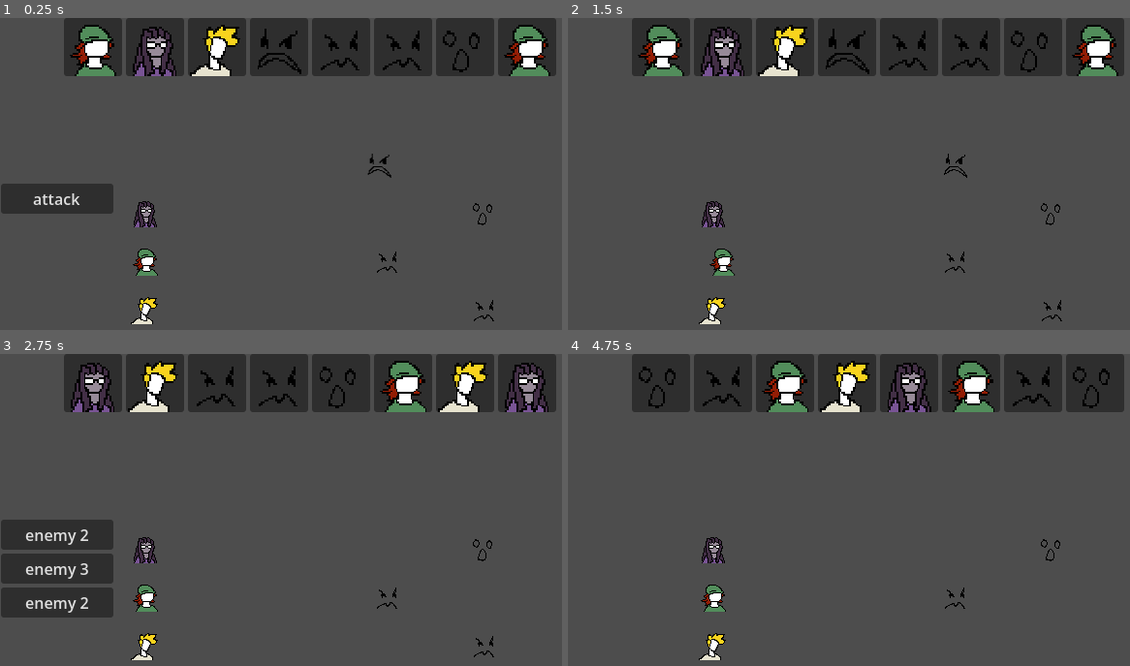
Above: before the commit, frames 1-4 (two rows, left to right).
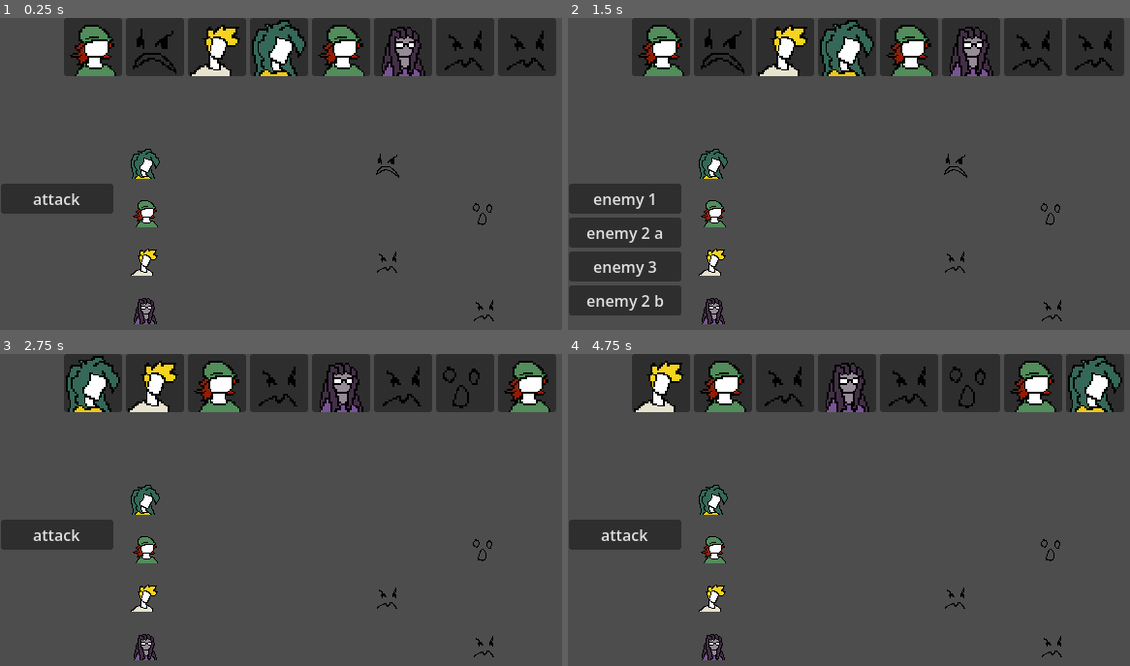
Above: after the commit, the same moments.

Repository: Octologue/godot-test-project
Game: Godot game, scene res://battle_logic/scenes/battle_scene.tscn
Same seed, same stepped clock (60 frames per second), same inputs: the game is played once before the commit and once after it.
Inputs (mouse positions are in pixels of both pictures, inside the frame that each line leads up to):
- Up to frame 1 (0.25 s): no input
- Up to frame 2 (1.5 s): click "attack" at 0.5 s; click (624, 198) at 1.25 s, where only the run after the commit has a clickable "accurate"
- Up to frame 3 (2.75 s): click (56, 534) at 2 s, where only the run after the commit has a clickable "enemy 1"
- Up to frame 4 (4.75 s): click (624, 534) at 2.75 s, where only the run before the commit has a clickable "enemy 2"; click (624, 534) at 3.5 s, where only the run after the commit has a clickable "unaccurate"; click "enemy 3" at 4.25 s

The runs differ from the first frame. In frame 1, 6.0% of the frame differs, in the area x 23-98%, y 0-99%; in frame 2, 13%, in the area x 0-98%, y 0-99%; in frame 3, 10%; in frame 4, 10%.

Commit message:
move implemented + data stuff

Diff:
--- a/battle_logic/battle_system.gd
+++ b/battle_logic/battle_system.gd
@@ -19,7 +19,9 @@
 @onready var options = $UI/Options
 @onready var attack_button = $UI/Options/Attack
 @onready var enemy_selection = $UI/EnemySelection
+@onready var move_selection = $UI/MoveSelection
 @export var enemy_button : PackedScene
+@export var move_button : PackedScene
 
 var actor : Character
 var move_used : Move
@@ -68,9 +70,11 @@
 #endregion
 
 func _ready():
+	randomize() #déplacer dans un script global plus tard
 	EventBus.character_died.connect(_on_character_died)
 	EventBus.attacked_ennemy.connect(enemy_button_pressed)
-	attack_button.pressed.connect(show_enemy_selection)
+	EventBus.selected_move.connect(move_button_pressed)
+	attack_button.pressed.connect(show_move_selection)
 
 	change_state(BattleState.START)
 
@@ -79,6 +83,7 @@
 	_spawn_characters(player_list,players_node)
 	_spawn_characters(enemy_list,enemies_node)
 	sort_and_display()
+
 	change_state(BattleState.NEXT_TURN)
 
 func next_turn():
@@ -87,6 +92,7 @@
 	timeline = timeline.filter(func(entry): return entry["character"].alive)
 
 	actor = timeline[0]["character"]
+
 	if actor.is_player == true:
 		change_state(BattleState.PLAYER_TURN)
 	else:
@@ -98,24 +104,29 @@
 func enemy_button_pressed(target_selected):
 	target = target_selected
 	enemy_selection.hide()
+
 	change_state(BattleState.ATTACK)
 
 func enemy_turn():
+	#appeler une fonction qui permet de caluler la meilleure cible possible (enemy_AI_compute ou un truc du genre)
 	target = player_list.pick_random()
+	move_used = actor.moveset.pick_random()
+
 	change_state(BattleState.ATTACK)
 
 func attack():
 	var actor_node = character_nodes[actor]
-	#var target_node = character_nodes[target]
+	var target_node = character_nodes[target]
 	var shift = Vector2(10,0)
 	if actor_node.position.x < 325:
 		shift = -shift
 	await tween_movement(actor_node,-shift)
-	#jouer les animations de move ici avec un await et en utilisant la variable qui store m
+	#jouer les animations de move ici avec un await et en utilisant la variable qui store move
 	#refresh l'affichage de la barre de vie ici
 	attack_compute()
 	pop_out()
 	await tween_movement(actor_node,shift)
+
 	change_state(BattleState.NEXT_TURN)
 
 func tween_movement(node,shift):
@@ -144,12 +155,16 @@
 	for enemy in battle_data.enemy_list:
 		var new_enemy = enemy.duplicate()
 		enemy_list.append(new_enemy)
+	duplicate_title_fix()
+	for enemy in enemy_list:
 		var button = enemy_button.instantiate()
-		button.character = new_enemy
+		button.character = enemy
 		enemy_selection.add_child(button)
 
 	if battle_data.is_enemy_order_random == true:
 		enemy_list.shuffle()
+
+
 
 func _spawn_characters(chara_list : Array,chara_node : Node2D):
 	for child in chara_node.get_children():
@@ -212,10 +227,14 @@
 #endregion
 
 func attack_compute():
-	target.get_attacked(actor)
+	if move_used.sp_cost < actor.SP:
+		actor.SP -= move_used.sp_cost
+		target.get_attacked(actor,move_used)
+		print (actor.title, " now has ",actor.SP," SP")
+	else:
+		print(actor.title," does not have enough SP : ",actor.SP,", cost : ",move_used.sp_cost)
 
 func _on_character_died(character):
-
 	if character in player_list:
 		player_list.erase(character)
 	elif character in enemy_list:
@@ -229,18 +248,39 @@
 			button.queue_free()
 			break
 
-
-
 func show_options():
 	options.show()
 
-func show_enemy_selection():
-	options.hide()
-	enemy_selection.show()
-
 func update_hp_bar():
 	return
 
-func show_move_list():
+func show_move_selection():
+	for child in move_selection.get_children():
+		child.queue_free()
 	for move in actor.moveset:
-		return
+		var button = move_button.instantiate()
+		button.move = move
+		move_selection.add_child(button)
+	move_selection.show()
+	options.hide()
+
+func move_button_pressed(move):
+	move_used = move
+	enemy_selection.show()
+	move_selection.hide()
+
+func duplicate_title_fix():
+	var letter_list = ["a","b","c","d","e"]
+	var title_total_count = {}
+
+	for enemy in enemy_list:
+		var title = enemy.title
+		title_total_count[title] = title_total_count.get(title, 0) + 1
+
+	var title_seen_count = {}
+	for enemy in enemy_list:
+		var title = enemy.title
+		if title_total_count[title] > 1:
+			var seen = title_seen_count.get(title, 0)
+			enemy.title += " " + letter_list[seen]
+			title_seen_count[title] = seen + 1
--- a/battle_logic/Character.gd
+++ b/battle_logic/classes/Character.gd
@@ -6,12 +6,21 @@
 @export var is_player : bool
 var alive : bool = true
 
-@export var ATK : int
+
 @export var HP : int:
 	set (value):
 		HP = value
 		var max_hp = HP
 		clamp (HP, 0, max_hp)
+@export var SP : int:
+	set(value):
+		SP = value
+		var max_sp = SP
+		clamp (SP, 0, max_sp)
+@export var MATK : int
+@export var RATK : int
+@export var MDEF : int
+@export var RDEF : int
 
 @export var SPE : int :
 	set(value):
@@ -34,19 +43,42 @@
 		else:
 			queue.append(queue[-1] + delay)
 
+
 func pop_out():
 	if not alive:
 		return
 	queue.pop_front()
 	queue.append(queue[-1]*delay)
 
-func get_attacked(attacker: Character):
+func get_attacked(attacker: Character, move: Move):
 	if not alive:
 		return
-	HP -= attacker.ATK
-	print(title, " attacked by ", attacker.title, " and now has ", HP, " HP.")
+
+	if randf()<= move.acc:
+		var damage : int
+		if move.category == move.Categories.MELEE:
+			@warning_ignore("integer_division")
+			damage = (move.power * attacker.MATK) / MDEF
+		elif move.category == move.Categories.RANGED:
+			@warning_ignore("integer_division")
+			damage = (move.power * attacker.RATK) / RDEF
+
+		@warning_ignore("narrowing_conversion")
+		damage *= randf_range(0.9,1.1)
+
+		HP -= damage
+
+		print(title, " attacked by ", attacker.title, " with ",move.title, " and now has ", HP, " HP.")
+
+	else:
+		print(attacker.title," attack's missed ",title)
+
+
 	if HP <= 0:
 		die()
+
+
+
 
 func die():
 	if not alive:
--- /dev/null
+++ b/battle_logic/classes/Effect.gd
@@ -0,0 +1,6 @@
+extends Resource
+class_name Effect
+
+@export var title : String
+@export var icon : Texture2D
+@export var duration : int #duration = 0 pour les effets sans duration (ex : life drain)
--- a/battle_logic/Move.gd
+++ b/battle_logic/classes/Move.gd
@@ -2,8 +2,9 @@
 
 class_name Move
 
+@export var title : String
 @export var category : Categories
 enum Categories {MELEE,RANGED,HEAL}
 @export var power : int
-@export var cost : int
 @export_range(0,1) var acc : float
+@export var sp_cost : int
--- /dev/null
+++ b/battle_logic/classes/StatStatus.gd
@@ -0,0 +1,7 @@
+extends Effect
+class_name StatChange
+
+@export var stat : Stats
+enum Stats {RATK,RDEF,MATK,MDEF,SPEED}
+
+@export var power : float
--- a/battle_logic/data/battle_test.tres
+++ b/battle_logic/data/battle_test.tres
@@ -1,8 +1,8 @@
 [gd_resource type="Resource" script_class="BattleData" format=3 uid="uid://tlcu2vl4c42x"]
 
-[ext_resource type="Script" uid="uid://daasw55bdrk7d" path="res://battle_logic/Character.gd" id="1_di0uu"]
+[ext_resource type="Script" uid="uid://daasw55bdrk7d" path="res://battle_logic/classes/Character.gd" id="1_di0uu"]
 [ext_resource type="Resource" uid="uid://xi6lhu7b8k2v" path="res://battle_logic/data/characters/enemy1.tres" id="2_aox2c"]
-[ext_resource type="Script" uid="uid://cei210h2ftix8" path="res://battle_logic/BattleData.gd" id="2_q0f2h"]
+[ext_resource type="Script" uid="uid://cei210h2ftix8" path="res://battle_logic/classes/BattleData.gd" id="2_q0f2h"]
 [ext_resource type="Resource" uid="uid://lq3m0lwffkub" path="res://battle_logic/data/characters/enemy2.tres" id="3_v3gdg"]
 [ext_resource type="Resource" uid="uid://c1tuxo1eb1o3e" path="res://battle_logic/data/characters/enemy3.tres" id="4_4avrj"]
 
--- a/battle_logic/data/characters/enemy1.tres
+++ b/battle_logic/data/characters/enemy1.tres
@@ -1,14 +1,21 @@
 [gd_resource type="Resource" script_class="Character" format=3 uid="uid://xi6lhu7b8k2v"]
 
-[ext_resource type="Script" uid="uid://dwkthqmibmlio" path="res://battle_logic/Move.gd" id="1_10q8h"]
-[ext_resource type="Script" uid="uid://daasw55bdrk7d" path="res://battle_logic/Character.gd" id="1_bynng"]
+[ext_resource type="Script" uid="uid://dwkthqmibmlio" path="res://battle_logic/classes/Move.gd" id="1_10q8h"]
+[ext_resource type="Script" uid="uid://daasw55bdrk7d" path="res://battle_logic/classes/Character.gd" id="1_bynng"]
 [ext_resource type="Texture2D" uid="uid://c5lepnllp8msa" path="res://battle_logic/sprites/New Piskel (1).png" id="2_kfhnk"]
+[ext_resource type="Resource" uid="uid://cv8lh8med48ox" path="res://battle_logic/data/moves/accurate.tres" id="2_r8uxk"]
+[ext_resource type="Resource" uid="uid://bf6iis5ysvasj" path="res://battle_logic/data/moves/unaccurate.tres" id="3_6m16n"]
 
 [resource]
 script = ExtResource("1_bynng")
 title = "enemy 1"
 sprite = ExtResource("2_kfhnk")
-ATK = 90
-HP = 1
-SPE = 20
+HP = 50
+SP = 100
+MATK = 60
+RATK = 10
+MDEF = 30
+RDEF = 30
+SPE = 60
+moveset = Array[ExtResource("1_10q8h")]([ExtResource("2_r8uxk"), ExtResource("3_6m16n")])
 metadata/_custom_type_script = "uid://daasw55bdrk7d"
--- a/battle_logic/data/characters/enemy2.tres
+++ b/battle_logic/data/characters/enemy2.tres
@@ -1,14 +1,20 @@
-[gd_resource type="Resource" script_class="Character" load_steps=3 format=3 uid="uid://lq3m0lwffkub"]
+[gd_resource type="Resource" script_class="Character" format=3 uid="uid://lq3m0lwffkub"]
 
-[ext_resource type="Script" uid="uid://daasw55bdrk7d" path="res://battle_logic/Character.gd" id="1_t8fta"]
+[ext_resource type="Script" uid="uid://dwkthqmibmlio" path="res://battle_logic/classes/Move.gd" id="1_kwdto"]
+[ext_resource type="Script" uid="uid://daasw55bdrk7d" path="res://battle_logic/classes/Character.gd" id="1_t8fta"]
 [ext_resource type="Texture2D" uid="uid://k0p4yw0c7ipv" path="res://battle_logic/sprites/New Piskel.png" id="2_tc4xe"]
+[ext_resource type="Resource" uid="uid://cv8lh8med48ox" path="res://battle_logic/data/moves/accurate.tres" id="2_tvcvj"]
 
 [resource]
 script = ExtResource("1_t8fta")
 title = "enemy 2"
 sprite = ExtResource("2_tc4xe")
-is_player = false
-ATK = 2
-HP = 1
-SPE = 5
+HP = 30
+SP = 30
+MATK = 30
+RATK = 30
+MDEF = 30
+RDEF = 30
+SPE = 30
+moveset = Array[ExtResource("1_kwdto")]([ExtResource("2_tvcvj")])
 metadata/_custom_type_script = "uid://daasw55bdrk7d"
--- a/battle_logic/data/characters/enemy3.tres
+++ b/battle_logic/data/characters/enemy3.tres
@@ -1,14 +1,21 @@
-[gd_resource type="Resource" script_class="Character" load_steps=3 format=3 uid="uid://c1tuxo1eb1o3e"]
+[gd_resource type="Resource" script_class="Character" format=3 uid="uid://c1tuxo1eb1o3e"]
 
-[ext_resource type="Script" uid="uid://daasw55bdrk7d" path="res://battle_logic/Character.gd" id="1_401yt"]
+[ext_resource type="Script" uid="uid://daasw55bdrk7d" path="res://battle_logic/classes/Character.gd" id="1_401yt"]
+[ext_resource type="Script" uid="uid://dwkthqmibmlio" path="res://battle_logic/classes/Move.gd" id="1_dyqxh"]
 [ext_resource type="Texture2D" uid="uid://q1uvyss5iyyt" path="res://battle_logic/sprites/New Piskel (2).png" id="2_i4uq8"]
+[ext_resource type="Resource" uid="uid://cv8lh8med48ox" path="res://battle_logic/data/moves/accurate.tres" id="2_lty6p"]
+[ext_resource type="Resource" uid="uid://bf6iis5ysvasj" path="res://battle_logic/data/moves/unaccurate.tres" id="3_ksbm3"]
 
 [resource]
 script = ExtResource("1_401yt")
 title = "enemy 3"
 sprite = ExtResource("2_i4uq8")
-is_player = false
-ATK = 5
-HP = 100
-SPE = 5
+HP = 150
+SP = 100
+MATK = 20
+RATK = 20
+MDEF = 60
+RDEF = 60
+SPE = 20
+moveset = Array[ExtResource("1_dyqxh")]([ExtResource("2_lty6p"), ExtResource("3_ksbm3")])
 metadata/_custom_type_script = "uid://daasw55bdrk7d"
--- a/battle_logic/data/characters/player1.tres
+++ b/battle_logic/data/characters/player1.tres
@@ -1,7 +1,7 @@
 [gd_resource type="Resource" script_class="Character" format=3 uid="uid://eg6g06t5dfmf"]
 
-[ext_resource type="Script" uid="uid://dwkthqmibmlio" path="res://battle_logic/Move.gd" id="1_e3w7p"]
-[ext_resource type="Script" uid="uid://daasw55bdrk7d" path="res://battle_logic/Character.gd" id="1_lgkgl"]
+[ext_resource type="Script" uid="uid://dwkthqmibmlio" path="res://battle_logic/classes/Move.gd" id="1_e3w7p"]
+[ext_resource type="Script" uid="uid://daasw55bdrk7d" path="res://battle_logic/classes/Character.gd" id="1_lgkgl"]
 [ext_resource type="Texture2D" uid="uid://bfxywgud0bk3s" path="res://battle_logic/sprites/New Piskel (3).png" id="2_28270"]
 [ext_resource type="Resource" uid="uid://bf6iis5ysvasj" path="res://battle_logic/data/moves/unaccurate.tres" id="2_wg38l"]
 [ext_resource type="Resource" uid="uid://cv8lh8med48ox" path="res://battle_logic/data/moves/accurate.tres" id="3_n0hb2"]
@@ -11,8 +11,12 @@
 title = "player 1"
 sprite = ExtResource("2_28270")
 is_player = true
-ATK = 1
-HP = 90
-SPE = 13
+HP = 120
+SP = 120
+MATK = 60
+RATK = 60
+MDEF = 60
+RDEF = 60
+SPE = 50
 moveset = Array[ExtResource("1_e3w7p")]([ExtResource("2_wg38l"), ExtResource("3_n0hb2")])
 metadata/_custom_type_script = "uid://daasw55bdrk7d"
--- a/battle_logic/data/characters/player2.tres
+++ b/battle_logic/data/characters/player2.tres
@@ -1,17 +1,21 @@
 [gd_resource type="Resource" script_class="Character" format=3 uid="uid://b748wy4f7pjej"]
 
-[ext_resource type="Script" uid="uid://dwkthqmibmlio" path="res://battle_logic/Move.gd" id="1_dup7b"]
-[ext_resource type="Script" uid="uid://daasw55bdrk7d" path="res://battle_logic/Character.gd" id="2_3yjxn"]
-[ext_resource type="Texture2D" uid="uid://dbhghm50vsjj7" path="res://battle_logic/sprites/New Piskel (6).png" id="2_eqjrk"]
-[ext_resource type="Resource" uid="uid://bf6iis5ysvasj" path="res://battle_logic/data/moves/unaccurate.tres" id="2_tarlx"]
+[ext_resource type="Script" uid="uid://dwkthqmibmlio" path="res://battle_logic/classes/Move.gd" id="1_dup7b"]
+[ext_resource type="Script" uid="uid://daasw55bdrk7d" path="res://battle_logic/classes/Character.gd" id="2_3yjxn"]
+[ext_resource type="Resource" uid="uid://cv8lh8med48ox" path="res://battle_logic/data/moves/accurate.tres" id="2_tarlx"]
+[ext_resource type="Texture2D" uid="uid://dmngb0ey8t2kx" path="res://battle_logic/sprites/New Piskel (4).png" id="4_tarlx"]
 
 [resource]
 script = ExtResource("2_3yjxn")
 title = "player 2"
-sprite = ExtResource("2_eqjrk")
+sprite = ExtResource("4_tarlx")
 is_player = true
-ATK = 10
-HP = 120
-SPE = 10
+HP = 80
+SP = 60
+MATK = 90
+RATK = 20
+MDEF = 40
+RDEF = 40
+SPE = 90
 moveset = Array[ExtResource("1_dup7b")]([ExtResource("2_tarlx")])
 metadata/_custom_type_script = "uid://daasw55bdrk7d"
--- a/battle_logic/data/characters/player3.tres
+++ b/battle_logic/data/characters/player3.tres
@@ -1,17 +1,21 @@
 [gd_resource type="Resource" script_class="Character" format=3 uid="uid://cfigutl5jlspl"]
 
-[ext_resource type="Script" uid="uid://dwkthqmibmlio" path="res://battle_logic/Move.gd" id="1_6sqkr"]
-[ext_resource type="Script" uid="uid://daasw55bdrk7d" path="res://battle_logic/Character.gd" id="1_lhxeu"]
-[ext_resource type="Texture2D" uid="uid://dmngb0ey8t2kx" path="res://battle_logic/sprites/New Piskel (4).png" id="2_5hv5a"]
+[ext_resource type="Script" uid="uid://dwkthqmibmlio" path="res://battle_logic/classes/Move.gd" id="1_6sqkr"]
+[ext_resource type="Script" uid="uid://daasw55bdrk7d" path="res://battle_logic/classes/Character.gd" id="1_lhxeu"]
 [ext_resource type="Resource" uid="uid://cv8lh8med48ox" path="res://battle_logic/data/moves/accurate.tres" id="2_ow74c"]
+[ext_resource type="Texture2D" uid="uid://cy22jmi8oycf2" path="res://battle_logic/sprites/New Piskel (5).png" id="4_ow74c"]
 
 [resource]
 script = ExtResource("1_lhxeu")
 title = "player 3"
-sprite = ExtResource("2_5hv5a")
+sprite = ExtResource("4_ow74c")
 is_player = true
-ATK = 20
-HP = 80
-SPE = 18
+HP = 140
+SP = 80
+MATK = 30
+RATK = 60
+MDEF = 80
+RDEF = 90
+SPE = 50
 moveset = Array[ExtResource("1_6sqkr")]([ExtResource("2_ow74c")])
 metadata/_custom_type_script = "uid://daasw55bdrk7d"
--- a/battle_logic/data/characters/player4.tres
+++ b/battle_logic/data/characters/player4.tres
@@ -1,17 +1,21 @@
 [gd_resource type="Resource" script_class="Character" format=3 uid="uid://c2dt77w4vebu2"]
 
-[ext_resource type="Script" uid="uid://dwkthqmibmlio" path="res://battle_logic/Move.gd" id="1_dctap"]
-[ext_resource type="Script" uid="uid://daasw55bdrk7d" path="res://battle_logic/Character.gd" id="1_grr0u"]
-[ext_resource type="Resource" uid="uid://cv8lh8med48ox" path="res://battle_logic/data/moves/accurate.tres" id="2_h5oh0"]
-[ext_resource type="Texture2D" uid="uid://cy22jmi8oycf2" path="res://battle_logic/sprites/New Piskel (5).png" id="3_jtcy2"]
+[ext_resource type="Script" uid="uid://dwkthqmibmlio" path="res://battle_logic/classes/Move.gd" id="1_dctap"]
+[ext_resource type="Script" uid="uid://daasw55bdrk7d" path="res://battle_logic/classes/Character.gd" id="1_grr0u"]
+[ext_resource type="Resource" uid="uid://bf6iis5ysvasj" path="res://battle_logic/data/moves/unaccurate.tres" id="2_h5oh0"]
+[ext_resource type="Texture2D" uid="uid://dbhghm50vsjj7" path="res://battle_logic/sprites/New Piskel (6).png" id="4_h5oh0"]
 
 [resource]
 script = ExtResource("1_grr0u")
 title = "player 4"
-sprite = ExtResource("3_jtcy2")
+sprite = ExtResource("4_h5oh0")
 is_player = true
-ATK = 10
-HP = 130
-SPE = 10
+HP = 100
+SP = 140
+MATK = 10
+RATK = 100
+MDEF = 80
+RDEF = 80
+SPE = 30
 moveset = Array[ExtResource("1_dctap")]([ExtResource("2_h5oh0")])
 metadata/_custom_type_script = "uid://daasw55bdrk7d"
--- a/battle_logic/data/moves/accurate.tres
+++ b/battle_logic/data/moves/accurate.tres
@@ -1,10 +1,12 @@
 [gd_resource type="Resource" script_class="Move" format=3 uid="uid://cv8lh8med48ox"]
 
-[ext_resource type="Script" uid="uid://dwkthqmibmlio" path="res://battle_logic/Move.gd" id="1_srphn"]
+[ext_resource type="Script" uid="uid://dwkthqmibmlio" path="res://battle_logic/classes/Move.gd" id="1_srphn"]
 
 [resource]
 script = ExtResource("1_srphn")
+title = "accurate"
 power = 20
 cost = 10
 acc = 1.0
+sp_cost = 10
 metadata/_custom_type_script = "uid://dwkthqmibmlio"
--- a/battle_logic/data/moves/unaccurate.tres
+++ b/battle_logic/data/moves/unaccurate.tres
@@ -1,11 +1,13 @@
 [gd_resource type="Resource" script_class="Move" format=3 uid="uid://bf6iis5ysvasj"]
 
-[ext_resource type="Script" uid="uid://dwkthqmibmlio" path="res://battle_logic/Move.gd" id="1_f0s07"]
+[ext_resource type="Script" uid="uid://dwkthqmibmlio" path="res://battle_logic/classes/Move.gd" id="1_f0s07"]
 
 [resource]
 script = ExtResource("1_f0s07")
+title = "unaccurate"
 category = 1
 power = 100
 cost = 20
-acc = 0.15
+acc = 0.5
+sp_cost = 20
 metadata/_custom_type_script = "uid://dwkthqmibmlio"
--- a/battle_logic/data/player_list.tres
+++ b/battle_logic/data/player_list.tres
@@ -1,9 +1,9 @@
 [gd_resource type="Resource" script_class="PlayerListData" format=3 uid="uid://4ujcajlfd680"]
 
-[ext_resource type="Script" uid="uid://daasw55bdrk7d" path="res://battle_logic/Character.gd" id="1_bc6pm"]
+[ext_resource type="Script" uid="uid://daasw55bdrk7d" path="res://battle_logic/classes/Character.gd" id="1_bc6pm"]
 [ext_resource type="Resource" uid="uid://eg6g06t5dfmf" path="res://battle_logic/data/characters/player1.tres" id="2_y0wgl"]
 [ext_resource type="Resource" uid="uid://b748wy4f7pjej" path="res://battle_logic/data/characters/player2.tres" id="3_30ha4"]
-[ext_resource type="Script" uid="uid://cungq3mefsa3k" path="res://battle_logic/PlayerListData.gd" id="4_6pedf"]
+[ext_resource type="Script" uid="uid://cungq3mefsa3k" path="res://battle_logic/classes/PlayerListData.gd" id="4_6pedf"]
 [ext_resource type="Resource" uid="uid://cfigutl5jlspl" path="res://battle_logic/data/characters/player3.tres" id="4_30ha4"]
 [ext_resource type="Resource" uid="uid://c2dt77w4vebu2" path="res://battle_logic/data/characters/player4.tres" id="5_6pedf"]
 
--- a/battle_logic/scenes/battle_scene.tscn
+++ b/battle_logic/scenes/battle_scene.tscn
@@ -3,11 +3,13 @@
 [ext_resource type="Script" uid="uid://bwmvjsqmsetd1" path="res://battle_logic/battle_system.gd" id="1_pihux"]
 [ext_resource type="PackedScene" uid="uid://05w6whdt5ti3" path="res://battle_logic/scenes/CharacterScene.tscn" id="2_nslbn"]
 [ext_resource type="PackedScene" uid="uid://de4q135ob0b84" path="res://battle_logic/scenes/enemy_button.tscn" id="3_1xpmh"]
+[ext_resource type="PackedScene" uid="uid://ci33ahwonakk7" path="res://battle_logic/scenes/move_button.tscn" id="4_nslbn"]
 
 [node name="battleScene" type="Node2D" unique_id=582481188]
 script = ExtResource("1_pihux")
 character_scene = ExtResource("2_nslbn")
 enemy_button = ExtResource("3_1xpmh")
+move_button = ExtResource("4_nslbn")
 
 [node name="players" type="Node2D" parent="." unique_id=650177504]
 
@@ -151,6 +153,20 @@
 size_flags_horizontal = 4
 size_flags_vertical = 4
 
+[node name="MoveSelection" type="VBoxContainer" parent="UI" unique_id=1566199477]
+visible = false
+anchors_preset = -1
+anchor_top = 0.997
+anchor_bottom = 0.997
+offset_left = 1.0
+offset_top = -187.92
+offset_right = 117.0
+offset_bottom = 0.0799866
+grow_horizontal = 2
+grow_vertical = 0
+size_flags_horizontal = 4
+size_flags_vertical = 4
+
 [node name="ColorRect" type="ColorRect" parent="." unique_id=2076418231]
 visible = false
 z_index = -5
--- /dev/null
+++ b/battle_logic/scenes/move_button.tscn
@@ -0,0 +1,10 @@
+[gd_scene format=3 uid="uid://ci33ahwonakk7"]
+
+[ext_resource type="Script" uid="uid://dlboa6wnrq56d" path="res://battle_logic/move_button.gd" id="1_4raoc"]
+
+[node name="MoveButton" type="Button" unique_id=267409713]
+offset_right = 8.0
+offset_bottom = 8.0
+script = ExtResource("1_4raoc")
+
+[connection signal="pressed" from="." to="." method="_on_pressed"]
Renamed: battle_logic/BattleData.gd -> battle_logic/classes/BattleData.gd
Renamed: battle_logic/BattleData.gd.uid -> battle_logic/classes/BattleData.gd.uid
Renamed: battle_logic/Character.gd.uid -> battle_logic/classes/Character.gd.uid
Not shown, added: battle_logic/classes/Effect.gd.uid
Renamed: battle_logic/Move.gd.uid -> battle_logic/classes/Move.gd.uid
Renamed: battle_logic/PlayerListData.gd -> battle_logic/classes/PlayerListData.gd
Renamed: battle_logic/PlayerListData.gd.uid -> battle_logic/classes/PlayerListData.gd.uid
Not shown, added: battle_logic/classes/StatStatus.gd.uid
